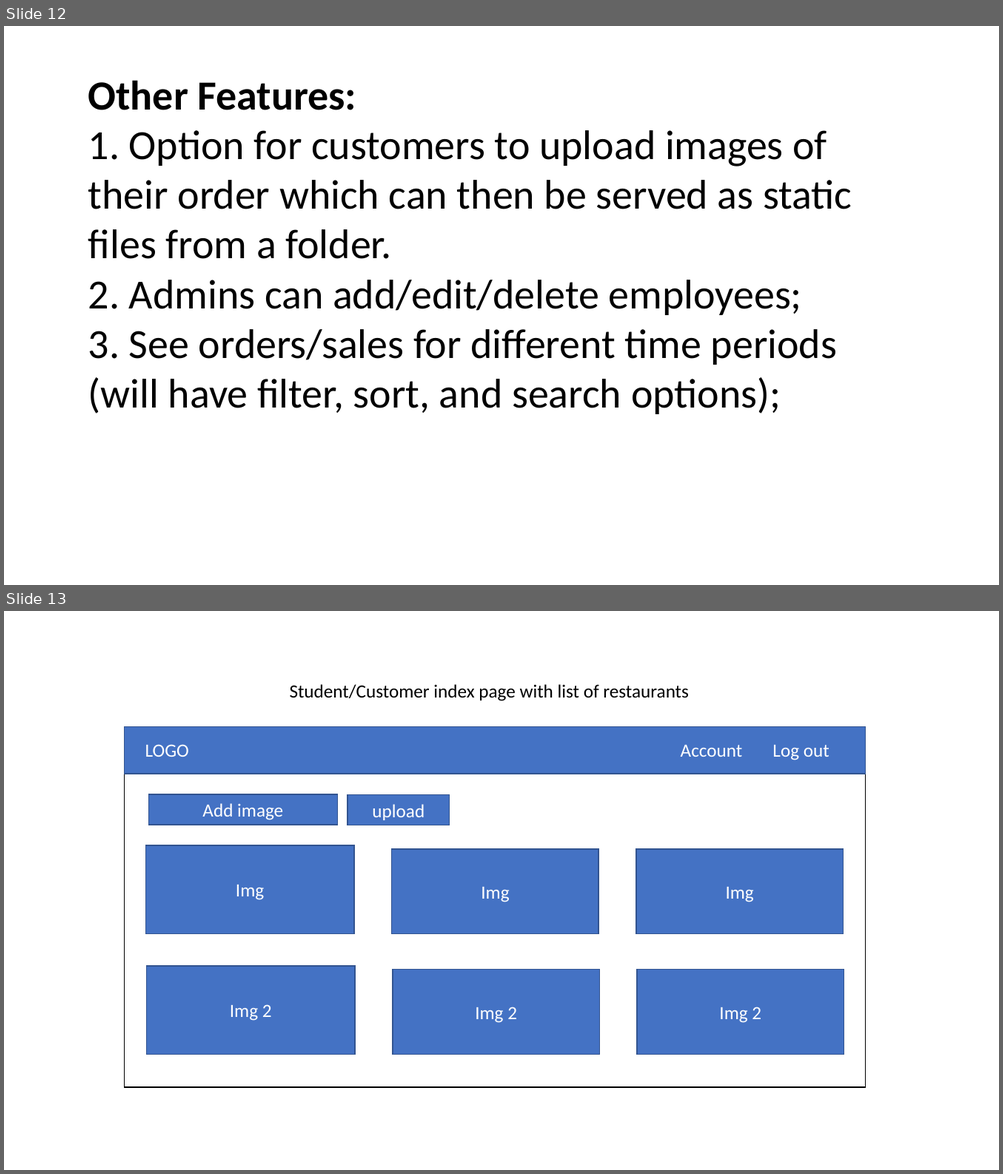
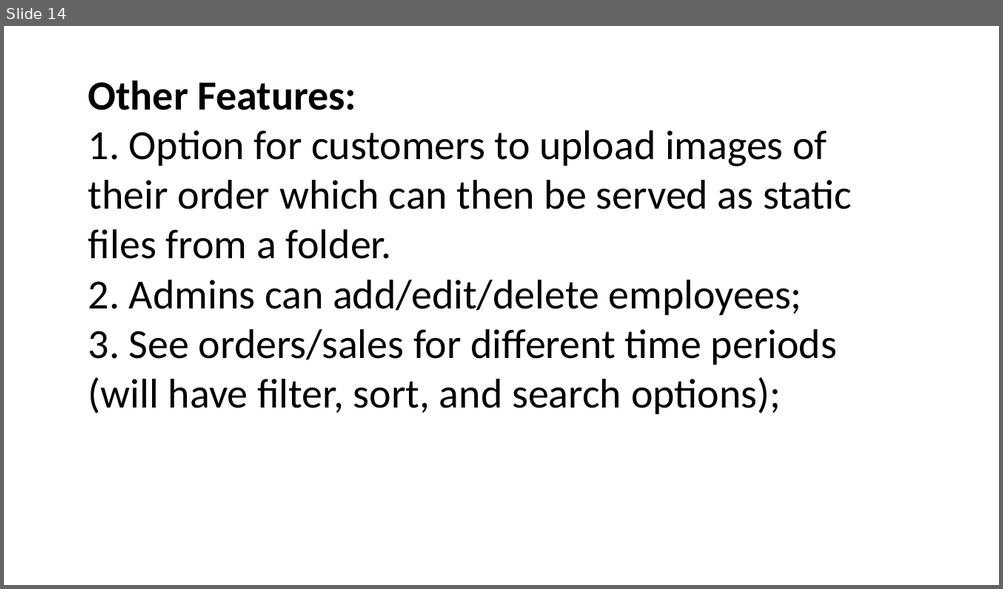
Before and after one commit to sNirajan/CFOS, a slide deck: ACS_3909_ProjectPPT.pptx. Shown one above the other, each under a label of ours: slides 12 and 13 before the commit, slide 14 after it. The pictures are 1003x1174 and 1003x589 pixels, drawn with LibreOffice and Linux fonts; fonts in the diff are those of the drawing. Boxes give left, top, right and bottom in pixels: in the first picture for what was removed or moved away, otherwise in the second. Text is boxed around its words. In the diff, an @@ line names an element or a change of style, - is before the commit and + after.

```diff
--- a/ACS_3909_ProjectPPT.pptx
+++ b/ACS_3909_ProjectPPT.pptx
@@ slide 13 removed at [4, 611, 999, 1170], background #FFFFFF @@
@@ text removed at [290, 684, 688, 701] @@
-Student/Customer index page with list of restaurants
@@ rectangle removed at [124, 726, 865, 1088] @@
@@ rectangle removed at [124, 726, 865, 774] @@
@@ text removed at [145, 744, 189, 757] @@
-LOGO
@@ text removed at [680, 745, 743, 757] @@
-Account
@@ text removed at [772, 745, 829, 760] @@
-Log out
@@ rectangle removed at [149, 795, 338, 825] @@
-Add image
@@ rectangle removed at [348, 795, 449, 826] @@
-upload
@@ group removed at [146, 846, 843, 1055]: 6 rectangles @@
-Img
-Img
-Img
-Img 2
-Img 2
-Img 2
@@ what was slide 12 is now slide 14 @@
```
Also in this commit, not shown: 2 slides changed, 2 slides added.
